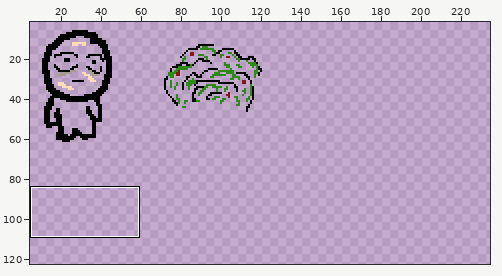
Two versions of one sprite sheet, src/graphics/atlas.png. The first picture is a wide view before the edit; the outline marks the close-up.
Close-up. Before the commit:
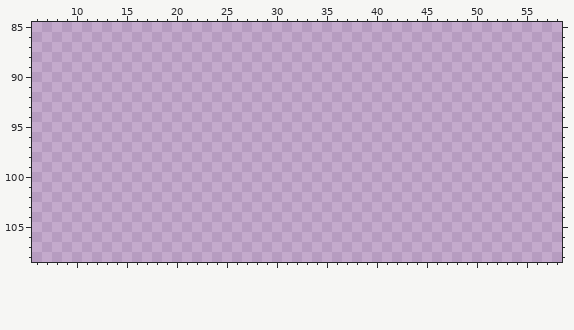
The file is 256x256 pixels. Shown: x 6..58, y 85..108. The wide view leaves out empty margins. The commit also changed other parts of the picture, which this record leaves out.
Palette (. is transparent): 
Now the later version:
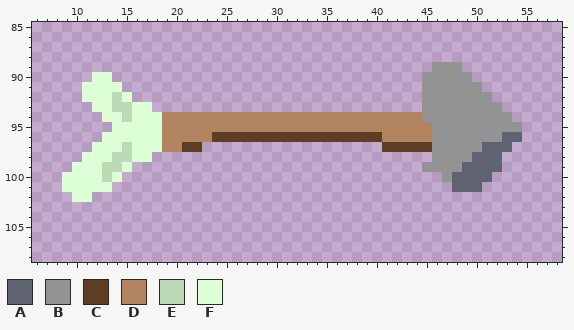
Colours new in this view: A #5f6270  B #939393  C #5d3e24  D #b28560  E #bddab6  F #ddffd5
From old to new:
y 89: x 46..48 ... -> BBB
y 90: x 12..13 .. -> FF; x 45..49 ..... -> BBBBB
y 91: x 11..14 .... -> FFFF; x 45..50 ...... -> BBBBBB
y 92: x 11..15 ..... -> FFFEF; x 45..51 ....... -> BBBBBBB
y 93: x 12..17 ...... -> FFEEFF; x 45..52 ........ -> BBBBBBBB
y 94: x 13..53 ......................................... -> FFEFFFDDDDDDDDDDDDDDDDDDDDDDDDDDBBBBBBBBB
y 95: x 14..54 ......................................... -> FFFFFDDDDDDDDDDDDDDDDDDDDDDDDDDDBBBBBBBBB
y 96: x 13..54 .......................................... -> FFFFFFDDDDDCCCCCCCCCCCCCCCCCDDDDDBBBBBBBAA
y 97: x 12..22 ........... -> FFFEFFFDDCC; x 41..53 ............. -> CCCCCBBBBBAAA
y 98: x 11..17 ....... -> FFFEEFF; x 46..52 ....... -> BBBBAAA
y 99: x 10..15 ...... -> FFFEEF; x 45..52 ........ -> BBBBAAAA
y 100: x 9..14 ...... -> FFFFEF; x 47..51 ..... -> BAAAA
y 101: x 9..13 ..... -> FFFFF; x 48..50 ... -> AAA
y 102: x 10..11 .. -> FF
Boxes around the changes in both close-ups, in picture pixels (x1, y1, x2, y2):
added: (62, 62, 522, 202)
